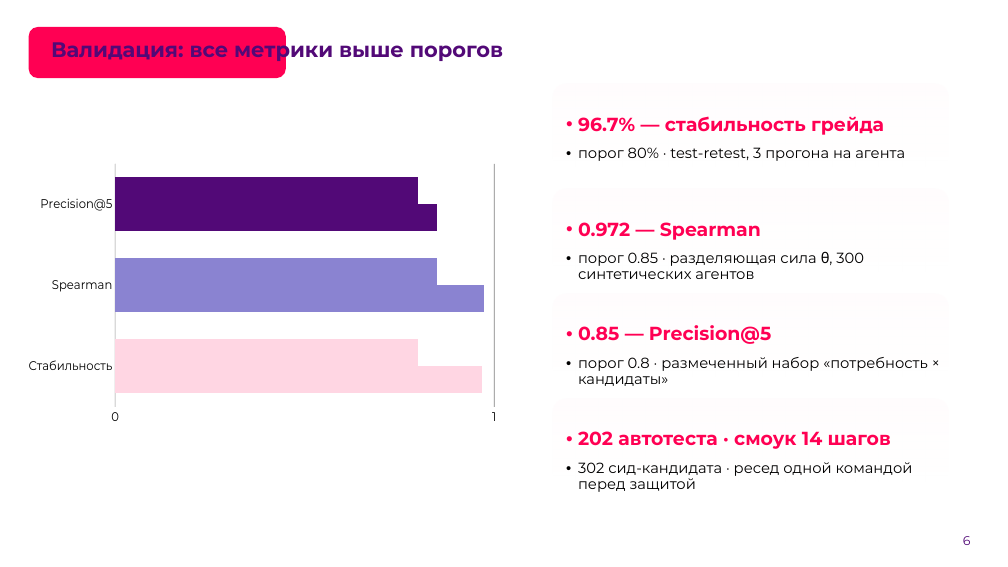
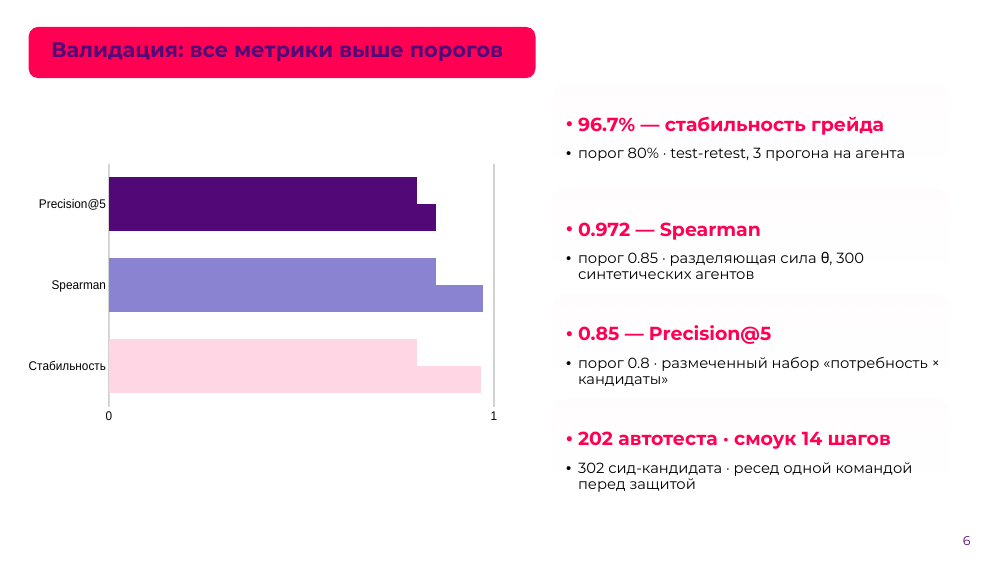
Before and after one commit to PirateThunder/piratehunter, a slide deck: slide 6 of deliverables/pitch/piratehunter-pitch.pptx. Drawn at 1008x567 pixels with LibreOffice and Linux fonts; fonts in the diff are those of the drawing; background and template pictures are left out. Boxes give left, top, right and bottom in pixels: in the first picture for what was removed or moved away, otherwise in the second. Text is boxed around its words. In the diff, an @@ line names an element or a change of style, - is before the commit and + after.

```diff
--- a/deliverables/pitch/piratehunter-pitch.pptx
+++ b/deliverables/pitch/piratehunter-pitch.pptx
@@ rounded rectangle: place and size @@
-rounded rectangle at [29, 26, 286, 78]
+rounded rectangle at [29, 26, 536, 78]
@@ title "Валидация: все метрики выше порогов" rewrapped from [51, 36, 503, 63] to [51, 42, 503, 61] @@
@@ bar chart at [29, 118, 504, 482] @@
@@ category axis changed @@
@@ value axis changed @@
@@ lettering changed @@
```
Also in this commit, not shown: 14 other slides changed, 4 other files.
